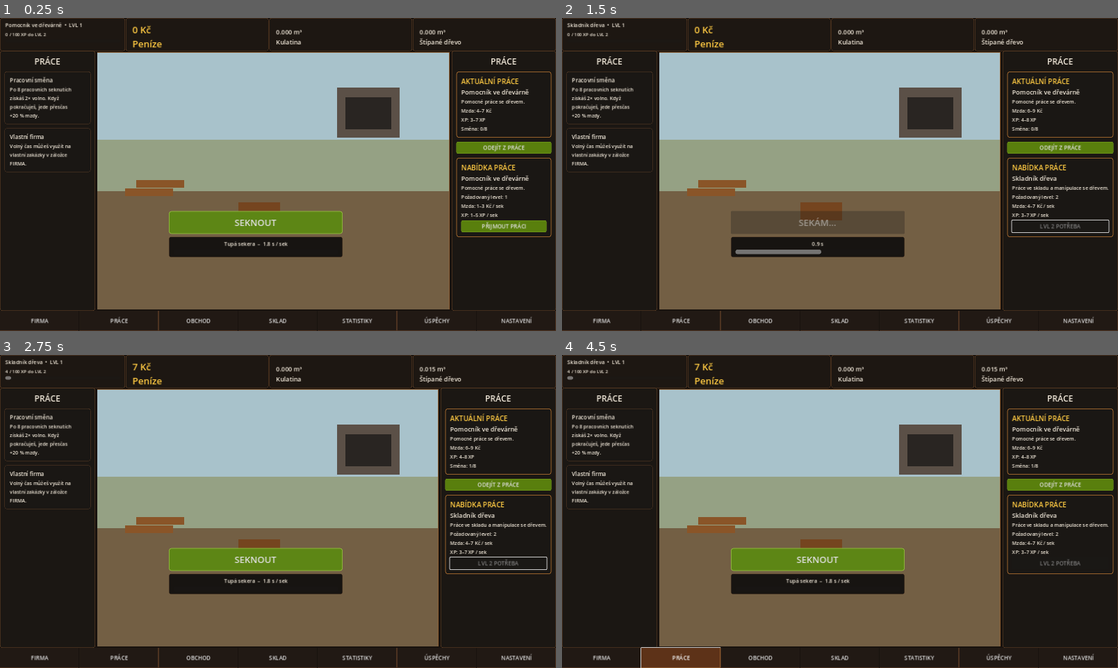
Above: before the commit, frames 1-4 (two rows, left to right).
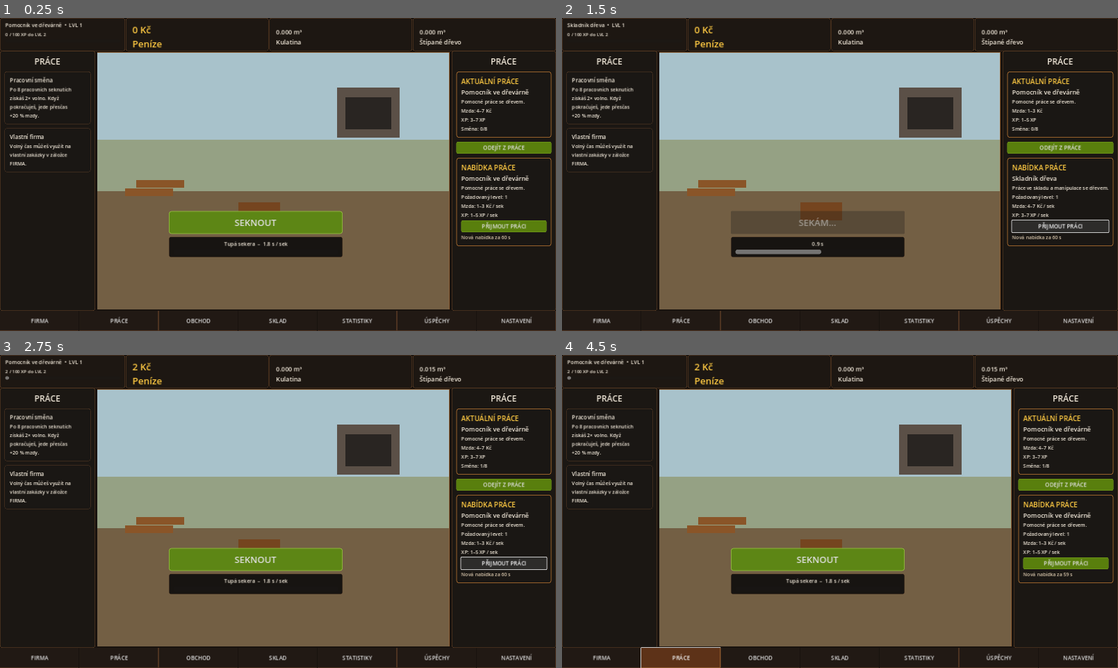
Above: after the commit, the same moments.

Repository: welewan-code/Lumberjack-John
Game: Godot game, scene res://Main.tscn
The game is run twice, just before and just after one commit, with the same random seed, the same clock (stepped at 60 frames per second) and the same inputs.
Inputs (mouse positions are in pixels of both pictures, inside the frame that each line leads up to):
- Up to frame 1 (0.25 s): no input
- Up to frame 2 (1.5 s): click "SEKNOUT" at 0.5 s; click "PŘIJMOUT PRÁCI" at 1.25 s
- Up to frame 3 (2.75 s): click (500, 564) at 2 s, where only the run after the commit has a clickable "PŘIJMOUT PRÁCI"
- Up to frame 4 (4.5 s): click "ODEJÍT Z PRÁCE" at 2.75 s; click "FIRMA" at 3.5 s; click "PRÁCE" at 4.25 s

The runs differ from the first frame. In frame 1, 0.1% of the frame differs, in the area x 82-100%, y 69-73%; in frame 2, 0.3%; in frame 3, 3.7%; in frame 4, 4.2%, in the area x 0-100%, y 1-94%.
Error before the commit: Left operand of 'is' is a previously freed instance. (res://work_rewards.gd:59)
Error after the commit: Left operand of 'is' is a previously freed instance. (res://work_rewards.gd:32)

Commit message:
Add rotating job offers with countdown

Diff:
--- a/work_rewards.gd
+++ b/work_rewards.gd
@@ -1,66 +1,45 @@
 extends Node
 
-# Celkové XP hranice podle nové tabulky:
-# LVL 1 = 0, 2 = 100, 3 = 250, 4 = 500, 5 = 900,
-# 6 = 1550, 7 = 2550, 8 = 4050, 9 = 6250, 10 = 9450.
 const LEVEL_TOTAL_XP: Array[int] = [0, 0, 100, 250, 500, 900, 1550, 2550, 4050, 6250, 9450]
 const JOB_ORDER: Array[String] = ["helper", "warehouse", "sawmill", "logger", "driver"]
+const OFFER_DURATION: float = 60.0
+
 const JOBS: Dictionary = {
-	"helper": {
-		"name": "Pomocník ve dřevárně",
-		"desc": "Pomocné práce se dřevem.",
-		"pay_min": 1, "pay_max": 3,
-		"xp_min": 1, "xp_max": 5,
-		"level": 1
-	},
-	"warehouse": {
-		"name": "Skladník dřeva",
-		"desc": "Práce ve skladu a manipulace se dřevem.",
-		"pay_min": 4, "pay_max": 7,
-		"xp_min": 3, "xp_max": 7,
-		"level": 1
-	},
-	"sawmill": {
-		"name": "Obsluha pily",
-		"desc": "Řezání kulatiny a obsluha firemní pily.",
-		"pay_min": 6, "pay_max": 9,
-		"xp_min": 4, "xp_max": 8,
-		"level": 2
-	},
-	"logger": {
-		"name": "Dřevorubec",
-		"desc": "Kácení a zpracování dřeva v lese.",
-		"pay_min": 8, "pay_max": 12,
-		"xp_min": 5, "xp_max": 9,
-		"level": 3
-	},
-	"driver": {
-		"name": "Řidič",
-		"desc": "Rozvoz dřeva a práce s firemním vozidlem.",
-		"pay_min": 10, "pay_max": 14,
-		"xp_min": 6, "xp_max": 10,
-		"level": 4
-	}
+	"helper": {"name":"Pomocník ve dřevárně","desc":"Pomocné práce se dřevem.","pay_min":1,"pay_max":3,"xp_min":1,"xp_max":5,"level":1},
+	"warehouse": {"name":"Skladník dřeva","desc":"Práce ve skladu a manipulace se dřevem.","pay_min":4,"pay_max":7,"xp_min":3,"xp_max":7,"level":1},
+	"sawmill": {"name":"Obsluha pily","desc":"Řezání kulatiny a obsluha firemní pily.","pay_min":6,"pay_max":9,"xp_min":4,"xp_max":8,"level":2},
+	"logger": {"name":"Dřevorubec","desc":"Kácení a zpracování dřeva v lese.","pay_min":8,"pay_max":12,"xp_min":5,"xp_max":9,"level":3},
+	"driver": {"name":"Řidič","desc":"Rozvoz dřeva a práce s firemním vozidlem.","pay_min":10,"pay_max":14,"xp_min":6,"xp_max":10,"level":4}
 }
 
 var watched_button: Button = null
 var watched_accept: Button = null
 var reward_pending: bool = false
+var offer_job_id: String = ""
+var offer_time_left: float = OFFER_DURATION
+var offer_timer_label: Label = null
 
 func _ready() -> void:
 	process_mode = Node.PROCESS_MODE_ALWAYS
 	randomize()
 
-func _process(_delta: float) -> void:
+func _process(delta: float) -> void:
 	var main := get_tree().current_scene
 	if main == null:
 		return
+
 	var button = main.get("chop_button")
 	if button is Button and button != watched_button:
 		watched_button = button as Button
 		if not watched_button.pressed.is_connected(_on_work_pressed):
 			watched_button.pressed.connect(_on_work_pressed)
+
 	_find_accept_button(main)
+	_ensure_offer(main)
+	offer_time_left -= delta
+	if offer_time_left <= 0.0:
+		_roll_offer(main)
+
 	_refresh_work_ui(main)
 	_refresh_xp_bar(main)
 
@@ -70,10 +49,6 @@
 	var main := get_tree().current_scene
 	if main == null:
 		return
-
-	# Pozn.: start_chop je připojené na stejné tlačítko a může se spustit
-	# dřív než tento callback. Proto tady NESMÍME odmítnout odměnu jen proto,
-	# že action_running už je true.
 	reward_pending = true
 	var duration: float = float(main.call("axe_time"))
 	await get_tree().create_timer(duration + 0.05).timeout
@@ -86,10 +61,8 @@
 			if not JOBS.has(job_id):
 				job_id = "helper"
 			var job: Dictionary = JOBS[job_id]
-			var pay: int = randi_range(int(job["pay_min"]), int(job["pay_max"]))
-			var xp_gain: int = randi_range(int(job["xp_min"]), int(job["xp_max"]))
-			state["money"] = float(state.get("money", 0.0)) + pay
-			state["xp"] = int(state.get("xp", 0)) + xp_gain
+			state["money"] = float(state.get("money", 0.0)) + randi_range(int(job["pay_min"]), int(job["pay_max"]))
+			state["xp"] = int(state.get("xp", 0)) + randi_range(int(job["xp_min"]), int(job["xp_max"]))
 			state["work_clicks"] = int(state.get("work_clicks", 0)) + 1
 			state["level"] = level_from_xp(int(state["xp"]))
 			main.set("state", state)
@@ -106,6 +79,57 @@
 			result = level
 	return result
 
+func _ensure_offer(main: Node) -> void:
+	if offer_job_id == "" or not JOBS.has(offer_job_id):
+		_roll_offer(main)
+
+func _roll_offer(main: Node) -> void:
+	var state_value = main.get("state")
+	if not (state_value is Dictionary):
+		return
+	var current_job: String = str((state_value as Dictionary).get("current_job", "helper"))
+	var candidates: Array[String] = []
+	for job_id in JOB_ORDER:
+		if job_id != current_job:
+			candidates.append(job_id)
+	if candidates.is_empty():
+		offer_job_id = ""
+	else:
+		offer_job_id = candidates[randi_range(0, candidates.size() - 1)]
+	offer_time_left = OFFER_DURATION
+
+func _find_accept_button(root: Node) -> void:
+	for node in _all_nodes(root):
+		if node is Button:
+			var b := node as Button
+			if b.text == "PŘIJMOUT PRÁCI" or b.text.begins_with("LVL ") or b.text == "NEJVYŠŠÍ POZICE":
+				if b != watched_accept:
+					watched_accept = b
+					if not b.pressed.is_connected(_accept_offer):
+						b.pressed.connect(_accept_offer)
+				return
+
+func _accept_offer() -> void:
+	var main := get_tree().current_scene
+	if main == null or offer_job_id == "" or not JOBS.has(offer_job_id):
+		return
+	var state_value = main.get("state")
+	if not (state_value is Dictionary):
+		return
+	var state: Dictionary = state_value
+	var level: int = level_from_xp(int(state.get("xp", 0)))
+	var needed: int = int(JOBS[offer_job_id]["level"])
+	if level < needed:
+		return
+	state["current_job"] = offer_job_id
+	state["work_clicks"] = 0
+	state["level"] = level
+	main.set("state", state)
+	main.call("update_hud")
+	main.call("save_game")
+	_roll_offer(main)
+	_refresh_work_ui(main)
+
 func _refresh_xp_bar(main: Node) -> void:
 	var state_value = main.get("state")
 	if not (state_value is Dictionary):
@@ -115,7 +139,6 @@
 	var level: int = level_from_xp(total_xp)
 	state["level"] = level
 	main.set("state", state)
-
 	var xp_label_node = main.get("xp_label")
 	if not (xp_label_node is Label):
 		return
@@ -127,7 +150,6 @@
 			if child is ProgressBar:
 				xp_bar = child as ProgressBar
 				break
-
 	if level >= 10:
 		xp_label.text = "%d XP  •  LVL 10 MAX" % total_xp
 		if xp_bar != null:
@@ -135,7 +157,6 @@
 			xp_bar.max_value = 1.0
 			xp_bar.value = 1.0
 		return
-
 	var current_floor: int = LEVEL_TOTAL_XP[level]
 	var next_total: int = LEVEL_TOTAL_XP[level + 1]
 	var gained_this_level: int = total_xp - current_floor
@@ -146,49 +167,6 @@
 		xp_bar.max_value = float(needed_this_level)
 		xp_bar.value = float(gained_this_level)
 
-func _next_job_id(current_job: String) -> String:
-	var index: int = JOB_ORDER.find(current_job)
-	if index < 0:
-		return "warehouse"
-	if index >= JOB_ORDER.size() - 1:
-		return ""
-	return JOB_ORDER[index + 1]
-
-func _find_accept_button(root: Node) -> void:
-	for node in _all_nodes(root):
-		if node is Button and ((node as Button).text == "PŘIJMOUT PRÁCI" or (node as Button).text.begins_with("LVL ") or (node as Button).text == "NEJVYŠŠÍ POZICE"):
-			var b := node as Button
-			if b != watched_accept:
-				watched_accept = b
-				if not b.pressed.is_connected(_accept_next_job):
-					b.pressed.connect(_accept_next_job)
-			return
-
-func _accept_next_job() -> void:
-	var main := get_tree().current_scene
-	if main == null:
-		return
-	var state_value = main.get("state")
-	if not (state_value is Dictionary):
-		return
-	var state: Dictionary = state_value
-	var current_id: String = str(state.get("current_job", "helper"))
-	var next_id: String = _next_job_id(current_id)
-	if next_id == "" or not JOBS.has(next_id):
-		return
-	var needed: int = int(JOBS[next_id]["level"])
-	var level: int = level_from_xp(int(state.get("xp", 0)))
-	state["level"] = level
-	if level < needed:
-		return
-	state["current_job"] = next_id
-	state["work_clicks"] = 0
-	main.set("state", state)
-	main.call("update_hud")
-	main.call("save_game")
-	_refresh_work_ui(main)
-	_refresh_xp_bar(main)
-
 func _refresh_work_ui(main: Node) -> void:
 	var state_value = main.get("state")
 	if not (state_value is Dictionary):
@@ -198,7 +176,6 @@
 	if not JOBS.has(job_id):
 		job_id = "helper"
 	var job: Dictionary = JOBS[job_id]
-	var next_id: String = _next_job_id(job_id)
 	var level: int = level_from_xp(int(state.get("xp", 0)))
 	state["level"] = level
 	main.set("state", state)
@@ -212,62 +189,74 @@
 		if node is Label:
 			labels.append(node as Label)
 
-	var found_current_name := false
-	var found_current_desc := false
-	var found_pay := false
-	var found_xp := false
-	var found_shift := false
+	var current_name_done := false
+	var current_desc_done := false
+	var current_pay_done := false
+	var current_xp_done := false
+	var shift_done := false
 	for label in labels:
-		if label.text in ["Pomocník ve dřevárně", "Skladník dřeva", "Obsluha pily", "Dřevorubec", "Řidič"] and not found_current_name:
+		if label.text in ["Pomocník ve dřevárně", "Skladník dřeva", "Obsluha pily", "Dřevorubec", "Řidič"] and not current_name_done:
 			label.text = str(job["name"])
-			found_current_name = true
-		elif label.text.begins_with("Pomocné práce") or label.text.begins_with("Práce ve skladu") or label.text.begins_with("Řezání kulatiny") or label.text.begins_with("Kácení a zpracování") or label.text.begins_with("Rozvoz dřeva"):
-			if not found_current_desc:
-				label.text = str(job["desc"])
-				found_current_desc = true
-		elif label.text.begins_with("Mzda:") and not found_pay:
+			current_name_done = true
+		elif _is_job_desc(label.text) and not current_desc_done:
+			label.text = str(job["desc"])
+			current_desc_done = true
+		elif label.text.begins_with("Mzda:") and not current_pay_done:
 			label.text = "Mzda: %d–%d Kč / sek" % [int(job["pay_min"]), int(job["pay_max"])]
-			found_pay = true
-		elif label.text.begins_with("XP:") and not found_xp:
+			current_pay_done = true
+		elif label.text.begins_with("XP:") and not current_xp_done:
 			label.text = "XP: %d–%d XP / sek" % [int(job["xp_min"]), int(job["xp_max"])]
-			found_xp = true
-		elif label.text.begins_with("Směna:") and not found_shift:
+			current_xp_done = true
+		elif label.text.begins_with("Směna:") and not shift_done:
 			label.text = "Směna: %d/8" % int(state.get("work_clicks", 0))
-			found_shift = true
-
-	if next_id != "" and JOBS.has(next_id):
-		var next_job: Dictionary = JOBS[next_id]
+			shift_done = true
+
+	if offer_job_id != "" and JOBS.has(offer_job_id):
+		var offer: Dictionary = JOBS[offer_job_id]
 		var offer_name_done := false
 		var offer_desc_done := false
 		var req_done := false
-		var pay_count := 0
-		var xp_count := 0
+		var pay_seen := 0
+		var xp_seen := 0
 		for label in labels:
-			if label.text in ["Skladník dřeva", "Obsluha pily", "Dřevorubec", "Řidič"] and not offer_name_done and label.text != str(job["name"]):
-				label.text = str(next_job["name"])
+			if label.text in ["Pomocník ve dřevárně", "Skladník dřeva", "Obsluha pily", "Dřevorubec", "Řidič"] and not offer_name_done and label.text != str(job["name"]):
+				label.text = str(offer["name"])
 				offer_name_done = true
-			elif label.text.begins_with("Práce ve skladu") or label.text.begins_with("Řezání kulatiny") or label.text.begins_with("Kácení a zpracování") or label.text.begins_with("Rozvoz dřeva"):
-				if found_current_desc and not offer_desc_done and label.text != str(job["desc"]):
-					label.text = str(next_job["desc"])
-					offer_desc_done = true
+			elif _is_job_desc(label.text) and label.text != str(job["desc"]) and not offer_desc_done:
+				label.text = str(offer["desc"])
+				offer_desc_done = true
 			elif label.text.begins_with("Požadovaný level:") and not req_done:
-				label.text = "Požadovaný level: %d" % int(next_job["level"])
+				label.text = "Požadovaný level: %d" % int(offer["level"])
 				req_done = true
 			elif label.text.begins_with("Mzda:"):
-				pay_count += 1
-				if pay_count >= 2:
-					label.text = "Mzda: %d–%d Kč" % [int(next_job["pay_min"]), int(next_job["pay_max"])]
+				pay_seen += 1
+				if pay_seen >= 2:
+					label.text = "Mzda: %d–%d Kč" % [int(offer["pay_min"]), int(offer["pay_max"])]
 			elif label.text.begins_with("XP:"):
-				xp_count += 1
-				if xp_count >= 2:
-					label.text = "XP: %d–%d XP" % [int(next_job["xp_min"]), int(next_job["xp_max"])]
+				xp_seen += 1
+				if xp_seen >= 2:
+					label.text = "XP: %d–%d XP" % [int(offer["xp_min"]), int(offer["xp_max"])]
+		_update_offer_timer_label(main)
 		if watched_accept != null:
-			watched_accept.disabled = level < int(next_job["level"])
-			watched_accept.text = "PŘIJMOUT PRÁCI" if not watched_accept.disabled else "LVL %d POTŘEBA" % int(next_job["level"])
-	else:
-		if watched_accept != null:
-			watched_accept.disabled = true
-			watched_accept.text = "NEJVYŠŠÍ POZICE"
+			watched_accept.disabled = level < int(offer["level"])
+			watched_accept.text = "PŘIJMOUT PRÁCI" if not watched_accept.disabled else "LVL %d POTŘEBA" % int(offer["level"])
+
+func _update_offer_timer_label(main: Node) -> void:
+	if offer_timer_label == null or not is_instance_valid(offer_timer_label):
+		for node in _all_nodes(main):
+			if node is Label and (node as Label).text == "NABÍDKA PRÁCE":
+				var parent := node.get_parent()
+				if parent != null:
+					offer_timer_label = Label.new()
+					offer_timer_label.add_theme_font_size_override("font_size", 14)
+					offer_timer_label.add_theme_color_override("font_color", Color("#d6c4aa"))
+					parent.add_child(offer_timer_label)
+				break
+	if offer_timer_label != null and is_instance_valid(offer_timer_label):
+		offer_timer_label.text = "Nová nabídka za %d s" % maxi(0, int(ceil(offer_time_left)))
+
+func _is_job_desc(text: String) -> bool:
+	return text.begins_with("Pomocné práce") or text.begins_with("Práce ve skladu") or text.begins_with("Řezání kulatiny") or text.begins_with("Kácení a zpracování") or text.begins_with("Rozvoz dřeva")
 
 func _all_nodes(root: Node) -> Array[Node]:
 	var result: Array[Node] = []
